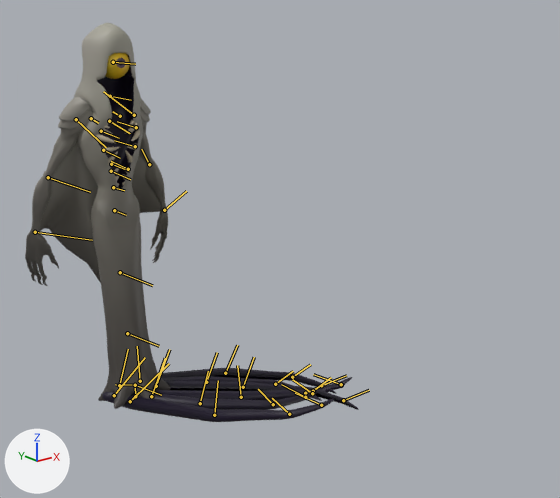
A saved change to the FBX model The Demon King/Assets/Art/PlayerCharacter/Animations/RayDemon/A_RayDemon_WalkSE.fbx.
Camera for both pictures: a 50 mm lens placed at (-1.84, -3.61, 2.12), pointed at (0.59, -0.57, 0.9). The axes (+X, +Y, +Z) are drawn at lower left. The lights are the same throughout. Both versions are drawn at frame 33 of the action 'Take 001'; the numbers are the values there. The bones that bend it are drawn over the model as lines.

Objects in the first picture: 'Ray_Arms', 'Ray_Body', 'Ray_Cape', 'Ray_Eye', 'Ray_Legs'.
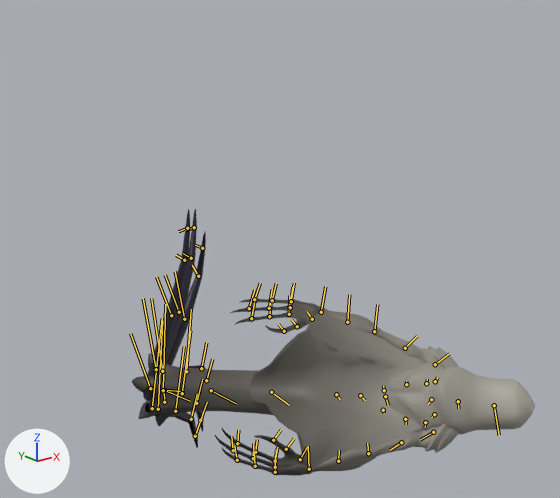
Commit message: Ray Demon Animations Reimport

The change in detail:
Bone 'RayBind_Root_NUB' (bone_raybind_root_nub) moves from (0.0, 0.0, 0.0) to (9.6, 0.0, 15.5).
Bone 'RayBind_Root_NUB' (bone_raybind_root_nub) turns from (0, -131, 0) to (0, 43, 0) degrees about its own x, y and z.
Bone 'RayBind_spine1_JNT' (bone_raybind_spine1_jnt) turns from (132, 8, 7) to (50, 12, 79) degrees about its own x, y and z.
Bone 'RayBind_eyeball_JNT' (bone_raybind_eyeball_jnt) moves from (0.1, -0.4, 0.0) to (0.0, 0.0, 0.0).
Bone 'RayBind_eyeball_JNT' (bone_raybind_eyeball_jnt) turns from (1, 1, -2) to (-120, -3, 7) degrees about its own x, y and z.
Bone 'RayBind_tendrilFront1_R_JNT' (bone_raybind_tendrilfront1_r_jnt) moves from (0.0, 0.0, 0.0) to (-20.9, 7.3, -2.3).
Bone 'RayBind_tendrilFront1_R_JNT' (bone_raybind_tendrilfront1_r_jnt) turns from (0, 0, -142) to (90, 14, 120) degrees about its own x, y and z.
Bone 'RayBind_tendrilMid1_R_JNT' (bone_raybind_tendrilmid1_r_jnt) moves from (0.0, 0.0, 0.0) to (-12.3, -3.8, -8.4).
Bone 'RayBind_tendrilMid1_R_JNT' (bone_raybind_tendrilmid1_r_jnt) turns from (0, 0, -75) to (-90, 162, 0) degrees about its own x, y and z.
Bone 'RayBind_tendrilBack1_R_JNT' (bone_raybind_tendrilback1_r_jnt) moves from (0.0, 0.0, 0.0) to (-3.6, 7.3, -2.3).
Bone 'RayBind_tendrilBack1_R_JNT' (bone_raybind_tendrilback1_r_jnt) turns from (0, 0, -28) to (90, 30, -120) degrees about its own x, y and z.
Bone 'RayBind_tendrilFront1_L_JNT' (bone_raybind_tendrilfront1_l_jnt) moves from (0.0, 0.0, 0.0) to (10.3, 11.1, -10.0).
Bone 'RayBind_tendrilFront1_L_JNT' (bone_raybind_tendrilfront1_l_jnt) turns from (0, 0, -142) to (-90, -14, -60) degrees about its own x, y and z.
Bone 'RayBind_tendrilMid1_L_JNT' (bone_raybind_tendrilmid1_l_jnt) moves from (0.0, 0.0, 0.0) to (12.3, 3.8, -16.1).
Bone 'RayBind_tendrilMid1_L_JNT' (bone_raybind_tendrilmid1_l_jnt) turns from (0, 0, -75) to (-90, -18, 0) degrees about its own x, y and z.
Bone 'RayBind_tendrilBack1_L_JNT' (bone_raybind_tendrilback1_l_jnt) moves from (0.0, 0.0, 0.0) to (14.3, 11.1, -10.0).
Bone 'RayBind_tendrilBack1_L_JNT' (bone_raybind_tendrilback1_l_jnt) turns from (0, 0, -32) to (-90, -30, 60) degrees about its own x, y and z.

Location of each change, [x1, y1, x2, y2] in pixels of the pictures (560 x 498 px):
'Ray_Body', posed (312% wider, 79% shorter): before [74, 23, 171, 409]; after [132, 353, 535, 434]
'Ray_Cape', posed: before [39, 141, 161, 283]; after [249, 312, 426, 467]
'Ray_Legs', posed (75% narrower, 336% taller): before [102, 368, 359, 422]; after [143, 209, 206, 448]
'Ray_Arms', posed (70% wider, 6% shorter): before [25, 96, 168, 286]; after [215, 298, 459, 476]
'Ray_Eye', posed (not visible afterwards): before [105, 53, 130, 79]
bone 'RayBind_Root_NUB', root to tip: before (135, 396) to (135, 385); after (164, 402) to (164, 390)
bone 'RayBind_spine1_JNT', root to tip: before (135, 385) to (161, 395); after (164, 390) to (190, 401)
bone 'RayBind_eyeball_JNT', root to tip: before (113, 62) to (135, 64); after (494, 405) to (499, 435)
bone 'RayBind_tendrilFront1_R_JNT', root to tip: before (119, 385) to (128, 349); after (163, 390) to (165, 304)
bone 'RayBind_tendrilMid1_R_JNT', root to tip: before (140, 381) to (137, 346); after (158, 409) to (162, 320)
bone 'RayBind_tendrilBack1_R_JNT', root to tip: before (156, 386) to (169, 349); after (152, 408) to (162, 318)
bone 'RayBind_tendrilFront1_L_JNT', root to tip: before (114, 395) to (145, 357); after (162, 371) to (151, 298)
bone 'RayBind_tendrilMid1_L_JNT', root to tip: before (130, 401) to (169, 363); after (156, 369) to (143, 298)
bone 'RayBind_tendrilBack1_L_JNT', root to tip: before (151, 396) to (165, 358); after (150, 388) to (130, 333)
